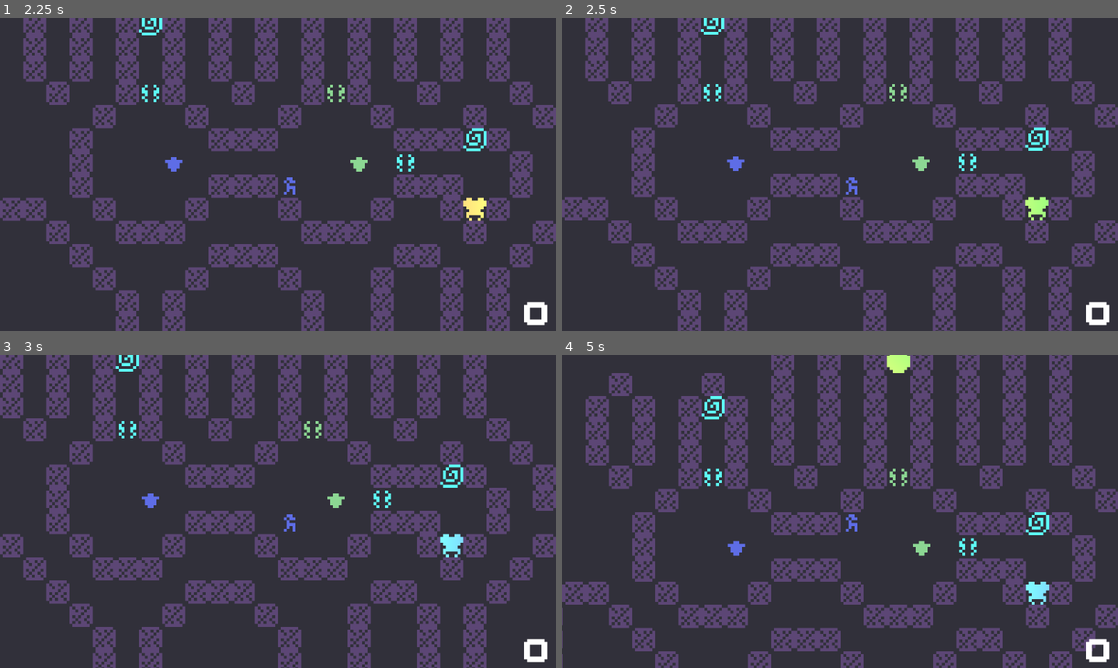
Above: before the commit, frames 1-4 (two rows, left to right).
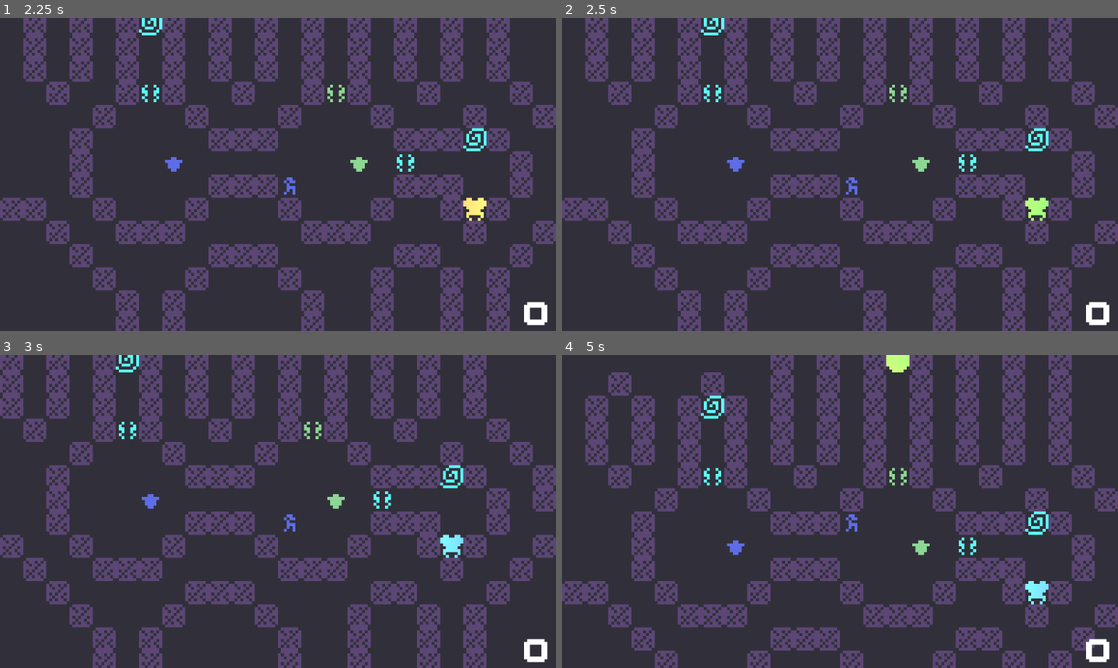
Above: after the commit, the same moments.

Repository: bitbrain/mutagen
Game: Godot game, scene res://scenes/title_scene.tscn
The game is run twice, just before and just after one commit, with the same random seed, the same clock (stepped at 60 frames per second) and the same inputs.
Inputs:
- Up to frame 1 (2.25 s): click "Play" at 0.5 s; tap Enter at 1.25 s; hold D (walk_right) 1.28-2.03 s; hold S (walk_down) from 2.03 s (still down)
- Up to frame 2 (2.5 s): keep holding S (walk_down)
- Up to frame 3 (3 s): release S (walk_down) at 2.78 s; hold D (walk_right) from 2.78 s (still down)
- Up to frame 4 (5 s): release D (walk_right) at 3.53 s; hold W (walk_up) 3.53-4.28 s; hold A (walk_left) from 4.28 s (still down)

Frame 1 is identical in both runs. In frame 2, 6.0% of the frame differs, in the area x 0-100%, y 0-100%; in frame 3, 6.2%; in frame 4, 12%.

Commit message:
fix(player): snap player position to integer

Diff:
--- a/player/player.gd
+++ b/player/player.gd
@@ -56,8 +56,10 @@
 			motion.y += CELL_SIZE
 			movable = false
 
-	# FIXME: consider Vector2.snapped() for better collisions
 	move_and_collide(motion)
+
+	# avoid awkward positioning between pixels
+	position = position.snapped(Vector2(1, 1))
 
 
 func mutate(mutagen_color:MutagenColor) -> void:
